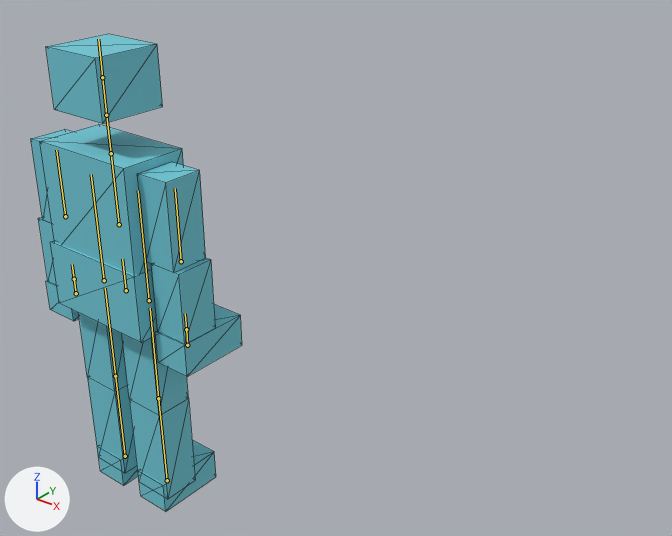
What one commit did to the glTF model samples/sandbox3d/content/models/walker.gltf.
Rendered twice from a 50 mm camera at (2.38, -1.8, 2.34) aimed at (0.49, 0.55, 0.88). The axes (+X, +Y, +Z) are drawn at lower left. The lights are the same throughout. The first picture is the older version. The bones that change, and the others that lie on the model, are drawn over the model as lines. Mesh edges are drawn as thin lines.

In view in the first picture: 'Walker'.
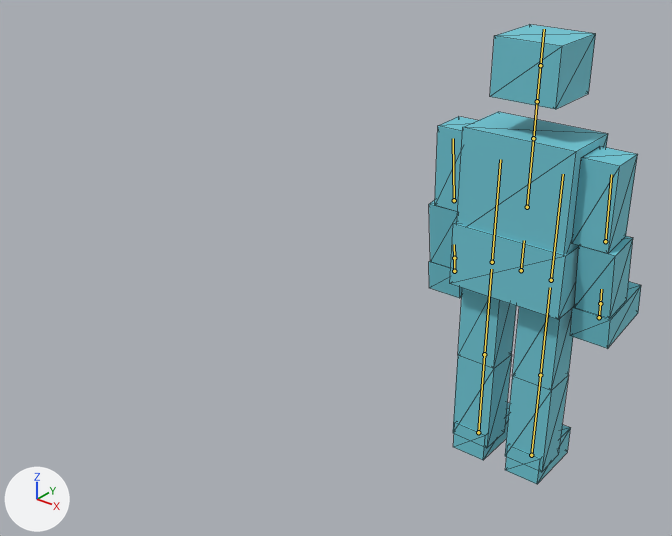
The newer file adds an action. The first version stands in its rest pose; the second is drawn at frame 24 of the action 'walk.ne'.

Location of each change, [x1, y1, x2, y2] in pixels of the pictures (672 x 536 px):
'Walker', posed
    before: [31, 34, 242, 511]
    after: [429, 24, 641, 484]
bone 'pelvis', root to tip
    before: (126, 290) to (122, 259)
    after: (521, 270) to (524, 240)
bone 'elbow.L', root to tip
    before: (65, 216) to (56, 150)
    after: (454, 200) to (453, 138)
bone 'elbow.R', root to tip
    before: (181, 261) to (175, 188)
    after: (605, 241) to (611, 174)

What changed in the scene script:
```text
Change bone_pelvis:
    where bone_pelvis = bpy.data.objects['Armature'].pose.bones['pelvis']
    bone_pelvis.location: (0.0, 0.0, 0.0) -> (1.0, 0.0, -1.0)
Change bone_elbow_l:
    where bone_elbow_l = bpy.data.objects['Armature'].pose.bones['elbow.L']  # child of 'shoulder.L'
    bone_elbow_l.rotation_quaternion: (1.0, 0.0, 0.0, 0.0) -> (0.998, 0.06, 0.0, 0.0)  # degrees (0, 0, 0) -> degrees (7, 0, 0)
Change bone_elbow_r:
    where bone_elbow_r = bpy.data.objects['Armature'].pose.bones['elbow.R']  # child of 'shoulder.R'
    bone_elbow_r.rotation_quaternion: (1.0, 0.0, 0.0, 0.0) -> (0.998, 0.06, 0.0, 0.0)  # degrees (0, 0, 0) -> degrees (7, 0, 0)
```
